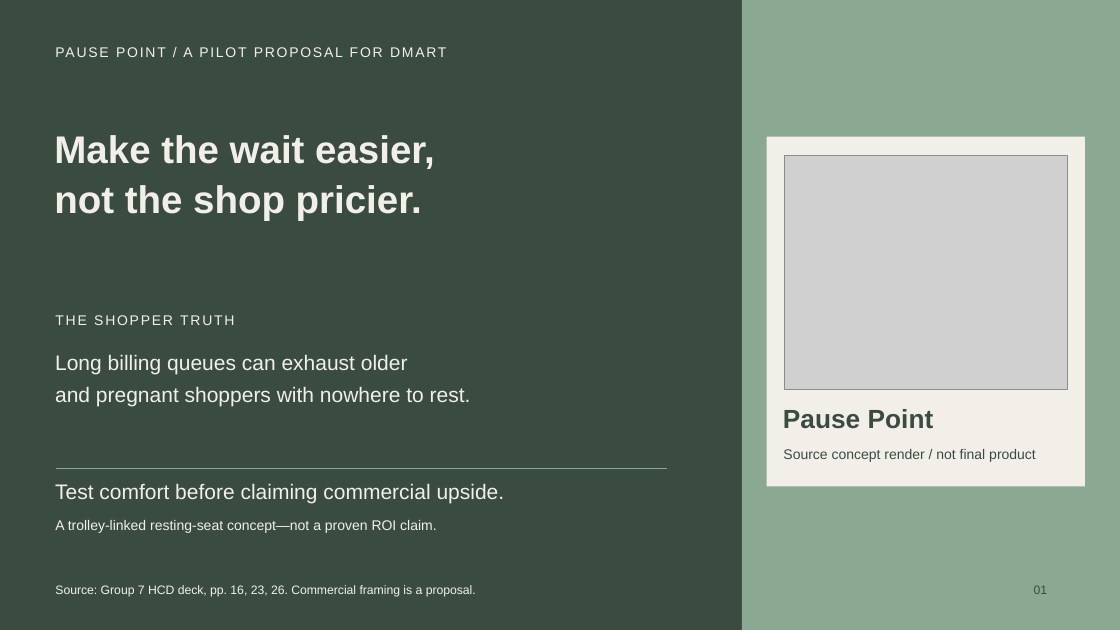
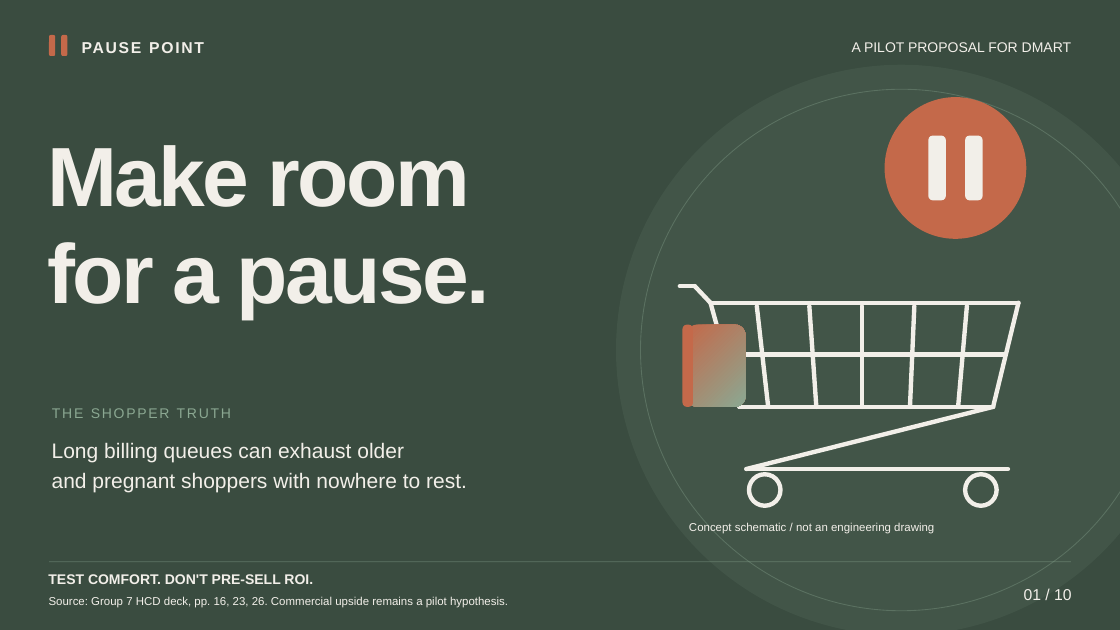
Before and after one commit to hugohe3/ppt-master, a slide deck: slide 1 of deliverables/DMart_Pause_Point_Pilot_Pitch.pptx. Drawn at 1120x630 pixels with LibreOffice and Linux fonts; fonts in the diff are those of the drawing; grey boxes stand for pictures. Boxes give left, top, right and bottom in pixels: in the first picture for what was removed or moved away, otherwise in the second. Text is boxed around its words. In the diff, an @@ line names an element or a change of style, - is before the commit and + after.

Commit message:
Redesign DMart pitch with cinematic layouts and native motion

```diff
--- a/deliverables/DMart_Pause_Point_Pilot_Pitch.pptx
+++ b/deliverables/DMart_Pause_Point_Pilot_Pitch.pptx
@@ rounded rectangle added at [49,35,55,56], fill #C4694A @@
@@ rounded rectangle added at [61,35,67,56], fill #C4694A @@
@@ text at [852,42,1071,52]: text changed @@
-PAUSE POINT / A PILOT PROPOSAL FOR DMART
+A PILOT PROPOSAL FOR DMART
@@ ellipse: place and size @@
-ellipse at [742,0,1120,630]
+ellipse at [616,65,1120,630]
@@ ellipse at [616,65,1120,630]: rectangle to ellipse; fill #8BA892 to #8BA892 at 10% opacity @@
@@ ellipse added at [640,89,1120,611], outline #8BA892 0.75 pt @@
@@ ellipse added at [885,97,1027,239], fill #C4694A @@
@@ text added at [47,145,490,318], 72 pt, text #F2EFE9, bold @@
+Make room
+for a pause.
@@ text removed at [54,135,435,220] @@
-Make the wait easier,
-not the shop pricier.
@@ rectangle removed at [766,136,1085,486] @@
@@ rounded rectangle added at [928,135,946,200], fill #F2EFE9 @@
@@ rounded rectangle added at [965,135,983,200], fill #F2EFE9 @@
@@ picture removed at [784,155,1068,389] @@
@@ text "THE SHOPPER TRUTH": place and size @@
-text "THE SHOPPER TRUTH" at [55,315,234,325]
+text "THE SHOPPER TRUTH" at [52,408,231,418]
@@ text "THE SHOPPER TRUTH" at [52,408,231,418]: text colour #F2EFE9 to #8BA892 @@
@@ text at [783,409,934,429]: text changed; size 22.5 to 13.5 pt; text colour #3A4C40 to #F2EFE9 @@
-Pause Point
+PAUSE POINT
@@ text "Long billing queues can exhaust ...": place and size @@
-text "Long billing queues can exhaust ..." at [55,355,471,406]
+text "Long billing queues can exhaust ..." at [52,443,467,493]
@@ text "Long billing queues can exhaust ..." at [52,443,467,493]: line spacing 27pt to 26.2pt @@
@@ text removed at [783,449,1036,462] @@
-Source concept render / not final product
@@ freeform shape removed at [56,468,667,469] @@
@@ text removed at [55,484,505,504] @@
-Test comfort before claiming commercial upside.
@@ text removed at [55,520,436,533] @@
-A trolley-linked resting-seat concept—not a proven ROI claim.
@@ group added at [680,287,1019,534]: 14 freeform shapes, 2 ellipses, 2 rounded rectangles, 1 text @@
+Concept schematic / not an engineering drawing
@@ freeform shape added at [49,562,1071,563], outline #8BA892 0.75 pt @@
@@ text added at [48,574,313,584], 12 pt, text #F2EFE9, bold @@
+TEST COMFORT. DON'T PRE-SELL ROI.
@@ text at [49,596,508,608]: text changed; size 10.5 to 9.8 pt @@
-Source: Group 7 HCD deck, pp. 16, 23, 26. Commercial framing is a proposal.
+Source: Group 7 HCD deck, pp. 16, 23, 26. Commercial upside remains a pilot hypothesis.
@@ text at [1024,589,1071,600]: text changed; size 10.5 to 13.5 pt; text colour #3A4C40 to #F2EFE9 @@
-01
+01 / 10
```
Also in this commit, not shown: 9 other slides changed, 2 other files.
